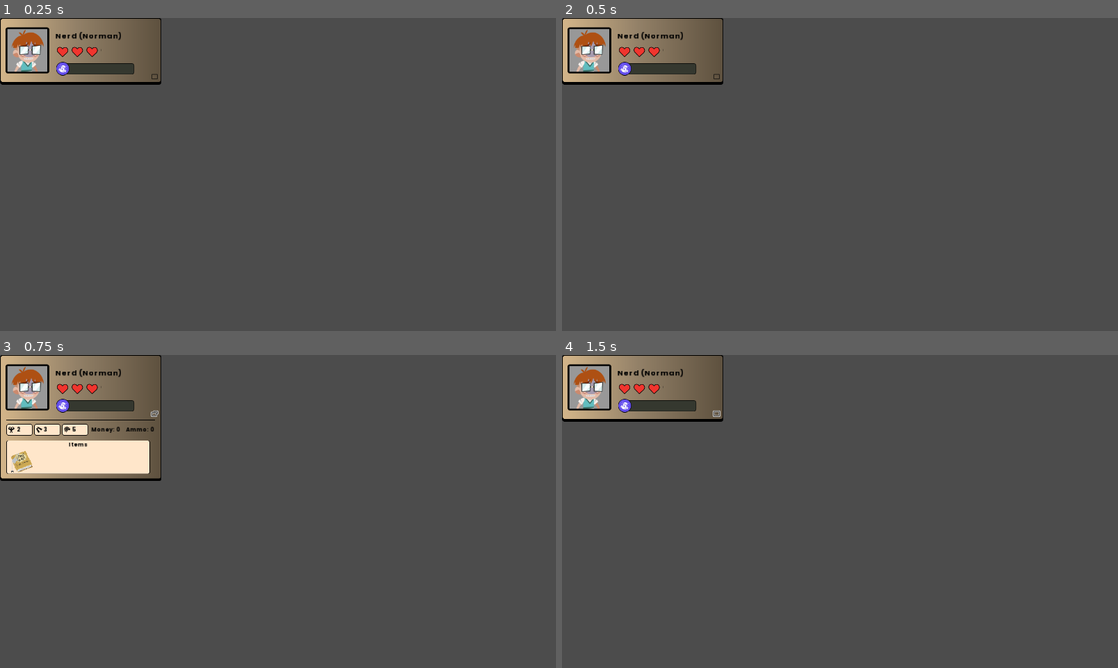
Above: before the commit, frames 1-4 (two rows, left to right).
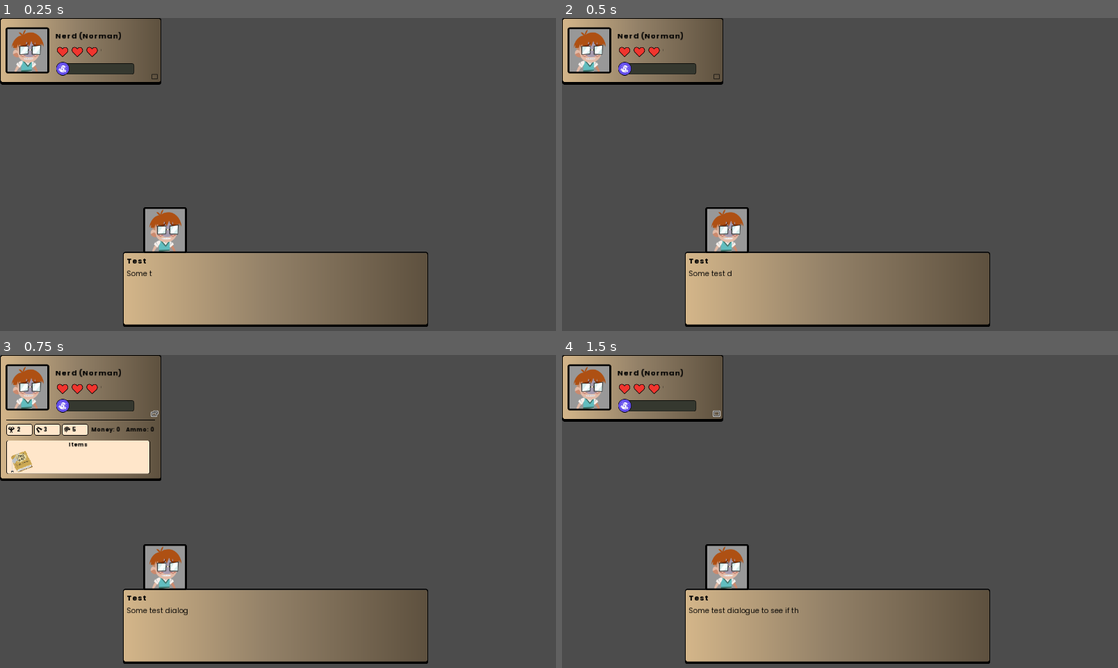
Above: after the commit, the same moments.

Repository: game-jam-it/game-off-jam
Game: Godot game, scene res://Main.tscn
Two runs of this game, one before a commit and one after it. Both use one fixed random seed, a clock stepped at 60 frames per second and the inputs below.
Inputs (mouse positions are in pixels of both pictures, inside the frame that each line leads up to):
- Up to frame 1 (0.25 s): no input
- Up to frame 2 (0.5 s): no input
- Up to frame 3 (0.75 s): click (155, 414) at 0.5 s
- Up to frame 4 (1.5 s): click (717, 414) at 1.25 s

The runs differ from the first frame. In frame 1, 13% of the frame differs, in the area x 22-77%, y 60-99%; in frame 2, 13%; in frame 3, 13%; in frame 4, 13%.

Commit message:
Some dialogue stuff
Added a dialogue system mostly based on Afely's yt tutorial

Diff:
--- /dev/null
+++ b/Dialogue/dialogue0.json
@@ -0,0 +1,20 @@
+[
+  {
+    "Name": "Test",
+    "Text": "Some test dialogue to see if things work",
+    "PortraitLeft": "Nerd",
+    "PortraitRight": "",
+  },
+  {
+    "Name": "Someone else",
+    "Text": "Someone else can talk too",
+    "PortraitLeft": "",
+    "PortraitRight": "Nerd",
+  },
+  {
+    "Name": "Someone else",
+    "Text": "And you can keep adding more and more dialogue to the file",
+    "PortraitLeft": "",
+    "PortraitRight": "Nerd",
+  }
+]
--- a/Main.tscn
+++ b/Main.tscn
@@ -1,9 +1,12 @@
-[gd_scene load_steps=2 format=2]
+[gd_scene load_steps=3 format=2]
 
 [ext_resource path="res://UserInterface/ExpeditionUI/ExpeditionUI.tscn" type="PackedScene" id=1]
+[ext_resource path="res://UserInterface/DialogueSystem/DialogueSystem.tscn" type="PackedScene" id=2]
 
 [node name="Node2D" type="Node2D"]
 
 [node name="CanvasLayer" type="CanvasLayer" parent="."]
 
 [node name="ExpeditionUI" parent="CanvasLayer" instance=ExtResource( 1 )]
+
+[node name="DialogueSystem" parent="CanvasLayer" instance=ExtResource( 2 )]
--- /dev/null
+++ b/UserInterface/Assets/UIGradientTexture.tres
@@ -0,0 +1,8 @@
+[gd_resource type="GradientTexture" load_steps=2 format=2]
+
+[sub_resource type="Gradient" id=2]
+offsets = PoolRealArray( 0, 0.471053, 1 )
+colors = PoolColorArray( 0.835294, 0.717647, 0.545098, 1, 0.580392, 0.509804, 0.411765, 1, 0.372549, 0.321569, 0.25098, 1 )
+
+[resource]
+gradient = SubResource( 2 )
--- /dev/null
+++ b/UserInterface/DialogueSystem/Dialogue.gd
@@ -0,0 +1,9 @@
+extends Node
+class_name Dialogue
+
+const scripts = {
+	"intro": {
+		1: ["Main character", "Hello this is a dialogue"],
+		2: ["Someone else", "Can change the person speaking!"]
+	}
+}
--- /dev/null
+++ b/UserInterface/DialogueSystem/DialogueSystem.gd
@@ -0,0 +1,92 @@
+extends Control
+
+export(String) var dialogue_path = ""
+export(float) var text_speed = 0.05
+
+var dialogue: Array
+
+var current_phrase: int = 0
+var finished: bool = false
+
+onready var name_label = $NinePatchRect/NameLabel
+onready var text_label = $NinePatchRect/TextLabel
+onready var text_timer = $TextSpeedTimer
+onready var indicator = $NinePatchRect/Indicator
+onready var portrait_left = $NinePatchRect/TextureRect/Portraits/PortraitLeft
+onready var portrait_right = $NinePatchRect/TextureRect/Portraits/PortraitRight
+
+func _ready():
+	text_timer.wait_time = text_speed
+	dialogue = get_dialogue()
+	assert(dialogue, "No dialogue found")
+	next_phrase()
+
+func _input(event) -> void:
+	if event.is_action_pressed("dialogue_next"):
+		if finished:
+			next_phrase()
+		else:
+			text_label.visible_characters = len(text_label.text)
+
+func _process(_delta) -> void:
+	indicator.visible = finished
+
+func get_dialogue() -> Array:
+	var file = File.new()
+	assert(file.file_exists(dialogue_path), "Couldn't load dialogue file")
+
+	file.open(dialogue_path, File.READ)
+	var json = file.get_as_text()
+	var output = parse_json(json)
+
+	if output is Array:
+		return output
+	else:
+		return []
+
+func next_phrase() -> void:
+	if current_phrase >= len(dialogue):
+		queue_free()
+		return
+
+	finished = false
+
+	name_label.bbcode_text = dialogue[current_phrase]["Name"]
+	text_label.bbcode_text = dialogue[current_phrase]["Text"]
+	text_label.visible_characters = 0
+
+	# Change portraits
+	var portrait_left_texture: String = dialogue[current_phrase]["PortraitLeft"]
+	var portrait_right_texture: String = dialogue[current_phrase]["PortraitRight"]
+	set_portraits(portrait_left_texture, portrait_right_texture)
+
+	while text_label.visible_characters < len(text_label.text):
+		text_label.visible_characters += 1
+
+		text_timer.start()
+		yield(text_timer, "timeout")
+
+	finished = true
+	current_phrase += 1
+	return
+
+func set_portraits(portrait_left_texture: String, portrait_right_texture: String) -> void:
+	if portrait_left_texture != "":
+		var texture_path: String = "res://Dialogue/CharacterPortraits/%s.png" % portrait_left_texture
+		var portrait_texture: Resource = load(texture_path)
+		if portrait_texture is Texture:
+			portrait_left.texture = portrait_texture
+		else:
+			portrait_left.texture = null
+	else:
+		portrait_left.texture = null
+
+	if portrait_right_texture != "":
+		var texture_path: String = "res://Dialogue/CharacterPortraits/%s.png" % portrait_right_texture
+		var portrait_texture: Resource = load(texture_path)
+		if portrait_texture is Texture:
+			portrait_right.texture = portrait_texture
+		else:
+			portrait_right.texture = null
+	else:
+		portrait_right.texture = null
--- /dev/null
+++ b/UserInterface/DialogueSystem/DialogueSystem.tscn
@@ -0,0 +1,139 @@
+[gd_scene load_steps=12 format=2]
+
+[ext_resource path="res://UserInterface/Assets/ui_background_nineslice.png" type="Texture" id=1]
+[ext_resource path="res://UserInterface/Assets/UIGradientTexture.tres" type="Texture" id=2]
+[ext_resource path="res://UserInterface/Fonts/poppins_ui_text.tres" type="DynamicFont" id=4]
+[ext_resource path="res://UserInterface/Fonts/Poppins-Bold.ttf" type="DynamicFontData" id=5]
+[ext_resource path="res://UserInterface/Fonts/Poppins-Regular.ttf" type="DynamicFontData" id=6]
+[ext_resource path="res://UserInterface/Assets/chat_next_indicator.png" type="Texture" id=7]
+[ext_resource path="res://UserInterface/DialogueSystem/DialogueSystem.gd" type="Script" id=9]
+
+[sub_resource type="DynamicFont" id=5]
+size = 18
+use_filter = true
+font_data = ExtResource( 5 )
+
+[sub_resource type="DynamicFont" id=2]
+use_filter = true
+font_data = ExtResource( 6 )
+
+[sub_resource type="Animation" id=3]
+resource_name = "Bounce"
+loop = true
+tracks/0/type = "value"
+tracks/0/path = NodePath(".:margin_top")
+tracks/0/interp = 1
+tracks/0/loop_wrap = true
+tracks/0/imported = false
+tracks/0/enabled = true
+tracks/0/keys = {
+"times": PoolRealArray( 0, 0.5 ),
+"transitions": PoolRealArray( 1, 1 ),
+"update": 0,
+"values": [ -34.0, -40.0 ]
+}
+
+[sub_resource type="Animation" id=4]
+length = 0.001
+tracks/0/type = "value"
+tracks/0/path = NodePath(".:margin_top")
+tracks/0/interp = 1
+tracks/0/loop_wrap = true
+tracks/0/imported = false
+tracks/0/enabled = true
+tracks/0/keys = {
+"times": PoolRealArray( 0 ),
+"transitions": PoolRealArray( 1 ),
+"update": 0,
+"values": [ -34.0 ]
+}
+
+[node name="DialogueSystem" type="Control"]
+anchor_right = 1.0
+anchor_bottom = 1.0
+mouse_filter = 2
+script = ExtResource( 9 )
+dialogue_path = "res://Dialogue/dialogue0.json"
+
+[node name="NinePatchRect" type="NinePatchRect" parent="."]
+margin_left = 283.0
+margin_top = 538.0
+margin_right = 986.0
+margin_bottom = 711.0
+mouse_filter = 0
+texture = ExtResource( 1 )
+patch_margin_left = 15
+patch_margin_top = 15
+patch_margin_right = 15
+patch_margin_bottom = 15
+
+[node name="TextureRect" type="TextureRect" parent="NinePatchRect"]
+show_behind_parent = true
+anchor_right = 1.0
+anchor_bottom = 1.0
+margin_left = 2.0
+margin_top = 2.0
+margin_right = -2.0
+margin_bottom = -2.0
+mouse_filter = 0
+texture = ExtResource( 2 )
+expand = true
+
+[node name="Portraits" type="Control" parent="NinePatchRect/TextureRect"]
+show_behind_parent = true
+anchor_left = 0.5
+anchor_right = 0.5
+anchor_bottom = 1.0
+margin_top = -2.0
+margin_bottom = -2.0
+
+[node name="PortraitLeft" type="Sprite" parent="NinePatchRect/TextureRect/Portraits"]
+offset = Vector2( -255, -50 )
+
+[node name="PortraitRight" type="Sprite" parent="NinePatchRect/TextureRect/Portraits"]
+offset = Vector2( 255, -50 )
+flip_h = true
+
+[node name="NameLabel" type="RichTextLabel" parent="NinePatchRect"]
+anchor_right = 1.0
+margin_left = 8.0
+margin_top = 8.0
+margin_bottom = 38.0
+custom_colors/default_color = Color( 0, 0, 0, 1 )
+custom_fonts/normal_font = SubResource( 5 )
+bbcode_enabled = true
+bbcode_text = "<Speaker name>"
+text = "<Speaker name>"
+scroll_active = false
+
+[node name="TextLabel" type="RichTextLabel" parent="NinePatchRect"]
+anchor_right = 1.0
+anchor_bottom = 1.0
+margin_left = 8.0
+margin_top = 38.0
+margin_right = -8.0
+custom_colors/default_color = Color( 0, 0, 0, 1 )
+custom_fonts/bold_font = ExtResource( 4 )
+custom_fonts/normal_font = SubResource( 2 )
+bbcode_enabled = true
+bbcode_text = "<Text>"
+text = "<Text>"
+scroll_active = false
+
+[node name="Indicator" type="TextureRect" parent="NinePatchRect"]
+anchor_left = 0.5
+anchor_top = 1.0
+anchor_right = 0.5
+anchor_bottom = 1.0
+margin_left = -10.0
+margin_top = -34.0
+margin_right = 10.0
+texture = ExtResource( 7 )
+
+[node name="AnimationPlayer" type="AnimationPlayer" parent="NinePatchRect/Indicator"]
+autoplay = "Bounce"
+anims/Bounce = SubResource( 3 )
+anims/RESET = SubResource( 4 )
+
+[node name="TextSpeedTimer" type="Timer" parent="."]
+one_shot = true
--- a/UserInterface/ExpeditionUI/ExpeditionUI.tscn
+++ b/UserInterface/ExpeditionUI/ExpeditionUI.tscn
@@ -12,19 +12,13 @@
 [ext_resource path="res://UserInterface/Assets/minimize_button.png" type="Texture" id=10]
 [ext_resource path="res://UserInterface/Assets/expand_button_highlighted.png" type="Texture" id=11]
 [ext_resource path="res://UserInterface/Assets/expand_button.png" type="Texture" id=12]
+[ext_resource path="res://UserInterface/Assets/UIGradientTexture.tres" type="Texture" id=13]
 
 [sub_resource type="DynamicFont" id=1]
 size = 18
 outline_color = Color( 0, 0, 0, 1 )
 use_filter = true
 font_data = ExtResource( 8 )
-
-[sub_resource type="Gradient" id=2]
-offsets = PoolRealArray( 0, 0.471053, 1 )
-colors = PoolColorArray( 0.835294, 0.717647, 0.545098, 1, 0.580392, 0.509804, 0.411765, 1, 0.372549, 0.321569, 0.25098, 1 )
-
-[sub_resource type="GradientTexture" id=3]
-gradient = SubResource( 2 )
 
 [sub_resource type="StyleBoxTexture" id=5]
 texture = ExtResource( 11 )
@@ -118,7 +112,7 @@
 margin_right = -2.0
 margin_bottom = -2.0
 mouse_filter = 0
-texture = SubResource( 3 )
+texture = ExtResource( 13 )
 expand = true
 
 [node name="MaximizeButton" type="Button" parent="SmallUIBorder"]
@@ -153,7 +147,7 @@
 margin_right = -2.0
 margin_bottom = -2.0
 mouse_filter = 0
-texture = SubResource( 3 )
+texture = ExtResource( 13 )
 expand = true
 
 [node name="HSeparator" type="HSeparator" parent="ExpandedUIBorder"]
--- a/project.godot
+++ b/project.godot
@@ -33,6 +33,11 @@
 "class": "DamageBoostEffect",
 "language": "GDScript",
 "path": "res://Items/Weapons/WeaponEffects/Scripts/DamageBoostEffect.gd"
+}, {
+"base": "Node",
+"class": "Dialogue",
+"language": "GDScript",
+"path": "res://UserInterface/DialogueSystem/Dialogue.gd"
 }, {
 "base": "Node",
 "class": "Enemy",
@@ -130,6 +135,7 @@
 "ConsumableEffect": "",
 "ConsumableItem": "",
 "DamageBoostEffect": "",
+"Dialogue": "",
 "Enemy": "",
 "EventGrid": "",
 "EventMap": "",
@@ -260,6 +266,11 @@
 "events": [ Object(InputEventMouseButton,"resource_local_to_scene":false,"resource_name":"","device":0,"alt":false,"shi …(212 unchanged characters)…
  ]
 }
+dialogue_next={
+"deadzone": 0.5,
+"events": [ Object(InputEventKey,"resource_local_to_scene":false,"resource_name":"","device":0,"alt":false,"shift":false,"control":false,"meta":false,"command":false,"pressed":false,"scancode":70,"physical_scancode":0,"unicode":0,"echo":false,"script":null)
+ ]
+}
 
 [physics]
 
Binary file added: Dialogue/CharacterPortraits/nerd.png
Not shown, added: Dialogue/CharacterPortraits/nerd.png.import
Binary file added: UserInterface/Assets/chat_next_indicator.png
Not shown, added: UserInterface/Assets/chat_next_indicator.png.import
Not shown: 1 places in UserInterface/ExpeditionUI/ExpeditionUI.tscn that only renumber resources
